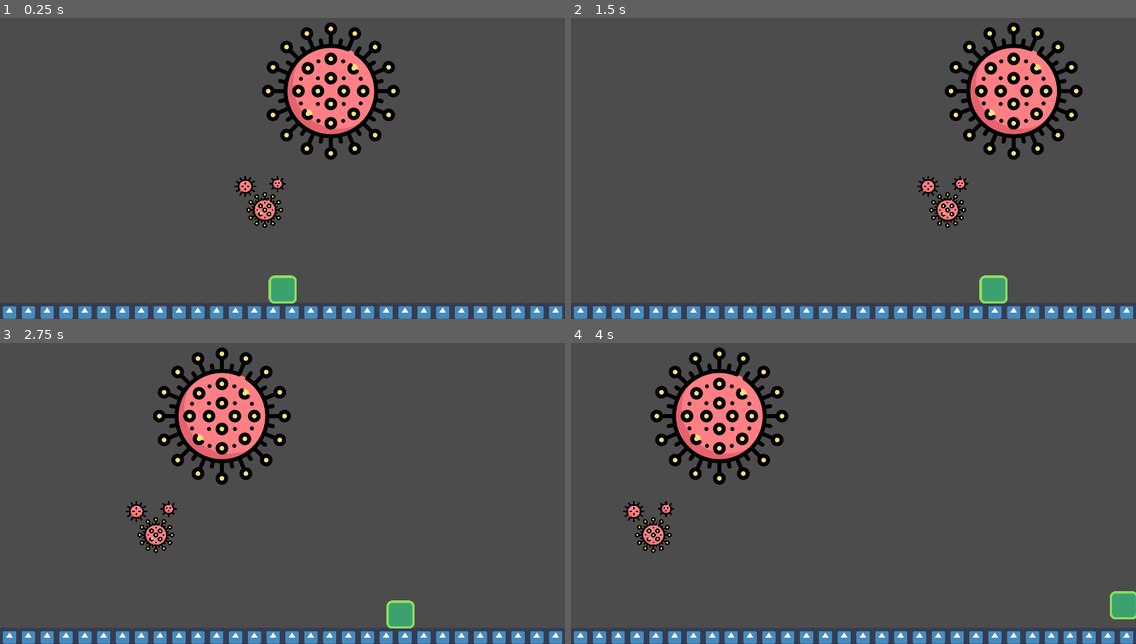
Above: before the commit, frames 1-4 (two rows, left to right).
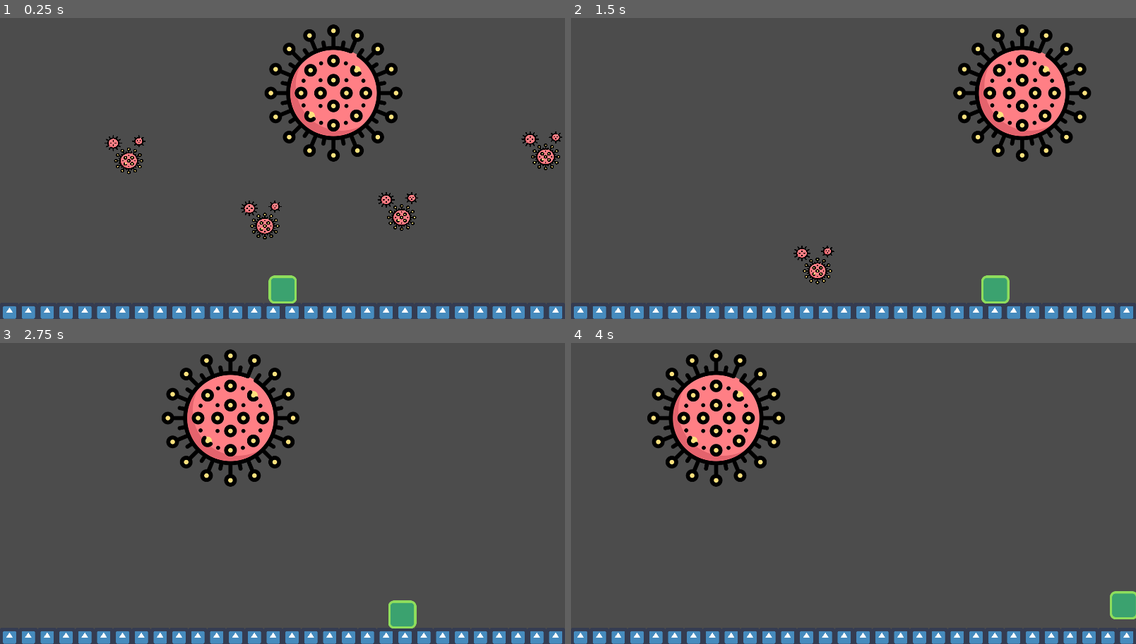
Above: after the commit, the same moments.

Repository: GodotIFBA/CoronaVirus
Game: Godot game, scene res://src/levels/Level5.tscn
Same seed, same stepped clock (60 frames per second), same inputs: the game is played once before the commit and once after it. The engine's default icon, where the game draws it, is replaced by a stand-in: a white triangle on a blue panel in a dark square.
Inputs:
- Up to frame 1 (0.25 s): no input
- Up to frame 2 (1.5 s): hold D (move_right) from 0.53 s (still down); tap W (move_up) at 0.77 s
- Up to frame 3 (2.75 s): tap W (move_up) at 1.52 s; release D (move_right) at 2.03 s; hold A (move_left) from 2.03 s (still down)
- Up to frame 4 (4 s): release A (move_left) at 2.78 s; hold D (move_right) from 2.78 s (still down); tap W (move_up) at 3.02, 3.77 s

The runs differ from the first frame. In frame 1, 5.5% of the frame differs, in the area x 18-100%, y 1-74%; in frame 2, 6.4%, in the area x 39-93%, y 1-95%; in frame 3, 6.0%; in frame 4, 4.6%.

Commit message:
corona_boss

Diff:
--- /dev/null
+++ b/src/actors/Ataque.gd
@@ -0,0 +1,9 @@
+extends KinematicBody2D
+
+var motion: Vector2
+
+func _physics_process(delta: float):
+	motion.y = 300
+	move_and_slide(motion)
+	if is_on_wall():
+		queue_free()
--- a/src/levels/Coronaboss.gd
+++ b/src/actors/Coronaboss.gd
@@ -5,6 +5,7 @@
 var posicao_final_direita
 var posicao_final_esquerda
 var velocidade = 10
+
 
 func _ready():
 	posicao_inicial = $".".position.x
--- a/src/levels/Level5.tscn
+++ b/src/levels/Level5.tscn
@@ -10,8 +10,9 @@
 [ext_resource path="res://assets/corona/03.png" type="Texture" id=8]
 [ext_resource path="res://assets/corona/04.png" type="Texture" id=9]
 [ext_resource path="res://assets/corona/05.png" type="Texture" id=10]
-[ext_resource path="res://src/levels/Coronaboss.gd" type="Script" id=11]
+[ext_resource path="res://src/actors/Coronaboss.gd" type="Script" id=11]
 [ext_resource path="res://assets/square.png" type="Texture" id=12]
+[ext_resource path="res://src/actors/Ataque.gd" type="Script" id=13]
 
 [sub_resource type="ConvexPolygonShape2D" id=1]
 points = PoolVector2Array( 0, 0, 64, 0, 64, 64, 0, 64 )
@@ -50,11 +51,24 @@
 "speed": 4.0
 } ]
 
-[sub_resource type="CircleShape2D" id=4]
+[sub_resource type="CircleShape2D" id=5]
 radius = 239.854
 
-[sub_resource type="CircleShape2D" id=5]
-radius = 295.167
+[sub_resource type="SpriteFrames" id=6]
+animations = [ {
+"frames": [  ],
+"loop": true,
+"name": "default",
+"speed": 5.0
+}, {
+"frames": [ ExtResource( 5 ) ],
+"loop": true,
+"name": "New Anim",
+"speed": 5.0
+} ]
+
+[sub_resource type="CircleShape2D" id=7]
+radius = 221.53
 
 [node name="Level5" type="Node2D"]
 
@@ -73,6 +87,7 @@
 
 [node name="Player" type="KinematicBody2D" parent="."]
 position = Vector2( -0.2948, 992.069 )
+collision_mask = 14
 script = ExtResource( 2 )
 __meta__ = {
 "_edit_group_": true,
@@ -97,6 +112,7 @@
 tile_data = PoolIntArray( -786252, 0, 0, -720716, 0, 0, -655180, 0, 0, -589644, 0, 0, -524108, 0, 0, -458572, 0, 0, -39 …(538 unchanged characters)…
 
 [node name="Coronaboss" type="StaticBody2D" parent="."]
+position = Vector2( 8.97974, 6.7348 )
 collision_layer = 2
 collision_mask = 9
 script = ExtResource( 11 )
@@ -104,20 +120,91 @@
 [node name="AnimatedSprite" type="AnimatedSprite" parent="Coronaboss"]
 position = Vector2( 974.248, 333.25 )
 scale = Vector2( 1.22004, 1.21597 )
-frames = SubResource( 3 )
+frames = SubResource( 4 )
 animation = "corona"
 frame = 3
 playing = true
 
 [node name="CollisionShape2D" type="CollisionShape2D" parent="Coronaboss"]
 position = Vector2( 964.023, 335.437 )
-shape = SubResource( 4 )
-
-[node name="ataque" type="Sprite" parent="Coronaboss"]
-position = Vector2( 733.951, 681.248 )
-scale = Vector2( 0.358528, 0.346113 )
-texture = ExtResource( 5 )
-
-[node name="CollisionShape2D" type="CollisionShape2D" parent="Coronaboss/ataque"]
-position = Vector2( 12.5375, -25.9738 )
 shape = SubResource( 5 )
+
+[node name="Ataque" type="KinematicBody2D" parent="Coronaboss"]
+position = Vector2( 493.884, 87.5521 )
+collision_layer = 2
+collision_mask = 9
+script = ExtResource( 13 )
+__meta__ = {
+"_edit_group_": true
+}
+
+[node name="AnimatedSprite" type="AnimatedSprite" parent="Coronaboss/Ataque"]
+position = Vector2( 699.294, 544.395 )
+scale = Vector2( 0.285306, 0.258999 )
+frames = SubResource( 6 )
+animation = "New Anim"
+
+[node name="CollisionShape2D" type="CollisionShape2D" parent="Coronaboss/Ataque"]
+position = Vector2( 702.372, 540.936 )
+scale = Vector2( 0.358528, 0.346113 )
+shape = SubResource( 7 )
+
+[node name="Ataque4" type="KinematicBody2D" parent="Coronaboss"]
+position = Vector2( 29.184, 116.736 )
+collision_layer = 2
+collision_mask = 9
+script = ExtResource( 13 )
+__meta__ = {
+"_edit_group_": true
+}
+
+[node name="AnimatedSprite" type="AnimatedSprite" parent="Coronaboss/Ataque4"]
+position = Vector2( 699.294, 544.395 )
+scale = Vector2( 0.285306, 0.258999 )
+frames = SubResource( 6 )
+animation = "New Anim"
+
+[node name="CollisionShape2D" type="CollisionShape2D" parent="Coronaboss/Ataque4"]
+position = Vector2( 702.372, 540.936 )
+scale = Vector2( 0.358528, 0.346113 )
+shape = SubResource( 7 )
+
+[node name="Ataque3" type="KinematicBody2D" parent="Coronaboss"]
+position = Vector2( -433.271, -105.512 )
+collision_layer = 2
+collision_mask = 9
+script = ExtResource( 13 )
+__meta__ = {
+"_edit_group_": true
+}
+
+[node name="AnimatedSprite" type="AnimatedSprite" parent="Coronaboss/Ataque3"]
+position = Vector2( 699.294, 544.395 )
+scale = Vector2( 0.285306, 0.258999 )
+frames = SubResource( 6 )
+animation = "New Anim"
+
+[node name="CollisionShape2D" type="CollisionShape2D" parent="Coronaboss/Ataque3"]
+position = Vector2( 702.372, 540.936 )
+scale = Vector2( 0.358528, 0.346113 )
+shape = SubResource( 7 )
+
+[node name="Ataque2" type="KinematicBody2D" parent="Coronaboss"]
+position = Vector2( 983.278, -118.981 )
+collision_layer = 2
+collision_mask = 9
+script = ExtResource( 13 )
+__meta__ = {
+"_edit_group_": true
+}
+
+[node name="AnimatedSprite" type="AnimatedSprite" parent="Coronaboss/Ataque2"]
+position = Vector2( 699.294, 544.395 )
+scale = Vector2( 0.285306, 0.258999 )
+frames = SubResource( 6 )
+animation = "New Anim"
+
+[node name="CollisionShape2D" type="CollisionShape2D" parent="Coronaboss/Ataque2"]
+position = Vector2( 702.372, 540.936 )
+scale = Vector2( 0.358528, 0.346113 )
+shape = SubResource( 7 )
Not shown: 3 places in src/levels/Level5.tscn that only renumber resources
